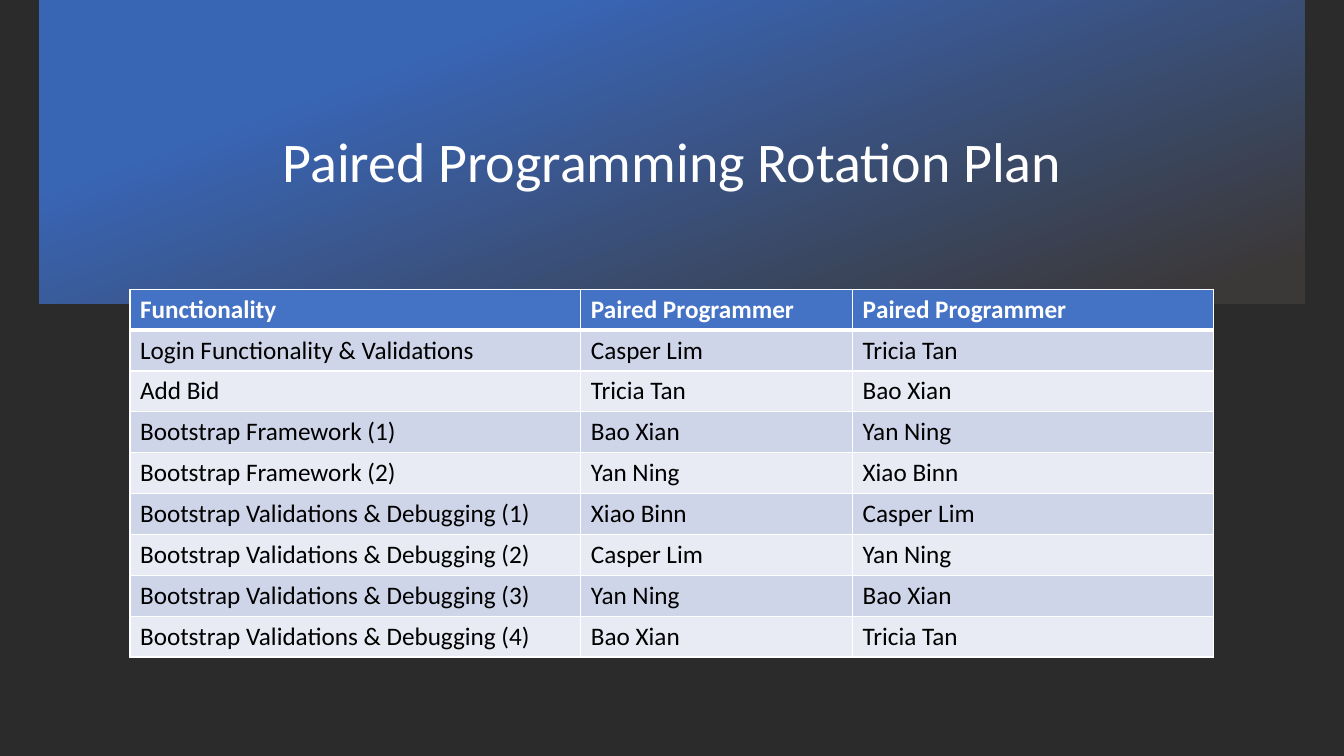
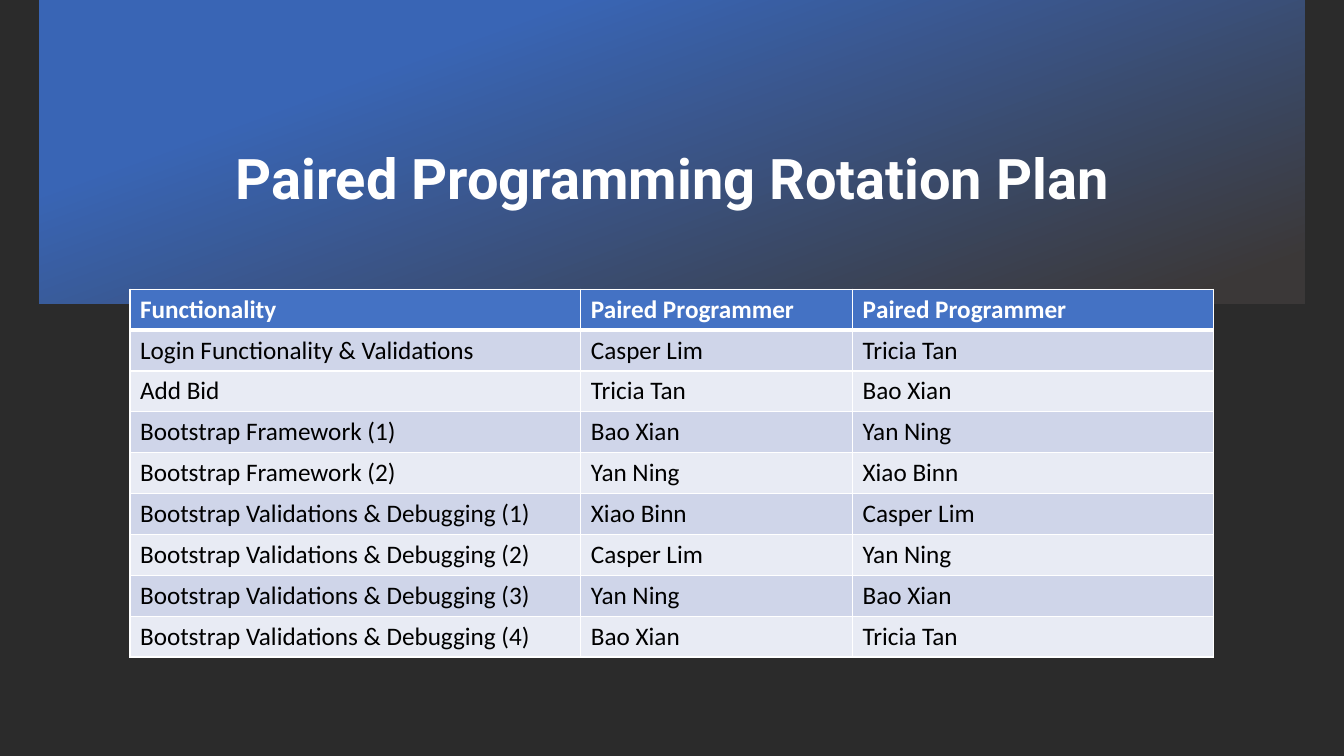
Before and after one commit to xbloh/Online-Course-Bidding-System-, a slide deck: slide 15 of presentations/PM Review - Week 7.pptx (slide 12 before the commit). Drawn at 1344x756 pixels with LibreOffice and Linux fonts; fonts in the diff are those of the drawing; background and template pictures are left out; a plain dark background stands for a picture behind light text. Boxes give left, top, right and bottom in pixels: in the first picture for what was removed or moved away, otherwise in the second. Text is boxed around its words. In the diff, an @@ line names an element or a change of style, - is before the commit and + after.

```diff
--- a/presentations/PM Review - Week 7.pptx
+++ b/presentations/PM Review - Week 7.pptx
@@ title "Paired Programming Rotation Plan": place and size @@
-title "Paired Programming Rotation Plan" at (283, 143, 1061, 192)
+title "Paired Programming Rotation Plan" at (235, 157, 1108, 211)
@@ title "Paired Programming Rotation Plan" at (235, 157, 1108, 211): font Calibri to Roboto, bold on @@
```
Also in this commit, not shown: 11 other slides changed, 4 slides added.
